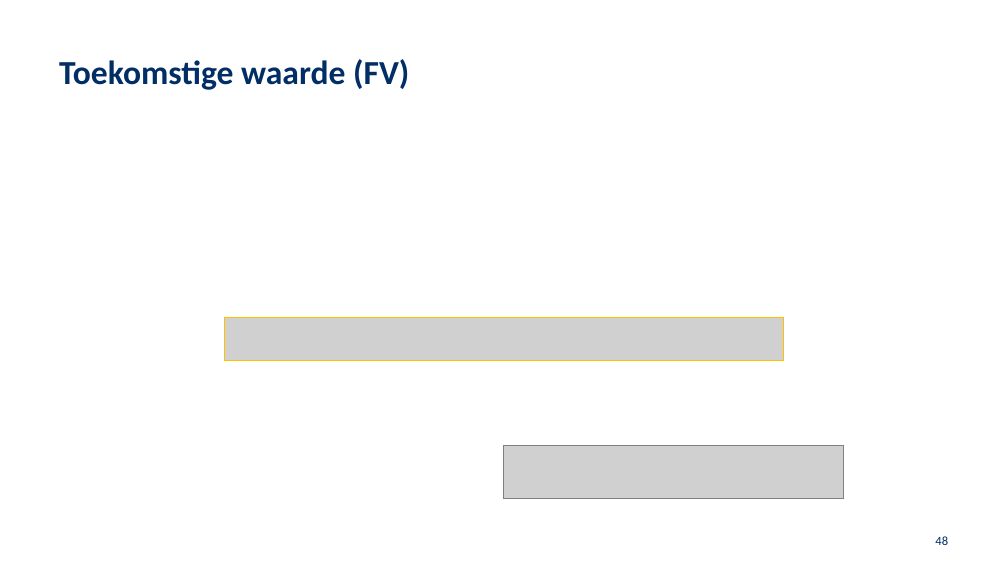
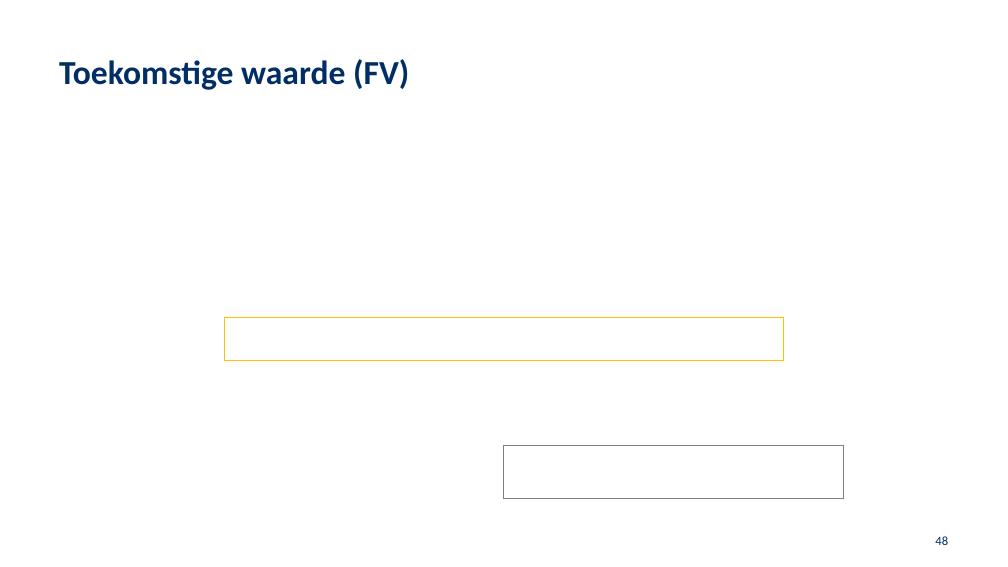
Before and after one commit to JasonLiu1229/University-Vault, a slide deck: slide 48 of School 2024-2025/FJ/Hoofdstuk 9 (2024 ).pptx. Drawn at 1008x567 pixels with LibreOffice and Linux fonts; fonts in the diff are those of the drawing; grey boxes stand for pictures; background and template pictures are left out. Boxes give left, top, right and bottom in pixels: in the first picture for what was removed or moved away, otherwise in the second. Text is boxed around its words. In the diff, an @@ line names an element or a change of style, - is before the commit and + after.

Commit message:
new lecture

```diff
--- a/School 2024-2025/FJ/Hoofdstuk 9 (2024 ).pptx
+++ b/School 2024-2025/FJ/Hoofdstuk 9 (2024 ).pptx
@@ picture removed at <box>225,318,784,361</box> @@
@@ rectangle added at <box>225,318,784,361</box>, outline #FFC000 0 pt @@
@@ picture removed at <box>504,445,844,499</box> @@
@@ rectangle added at <box>504,445,844,499</box>, outline #808080 0 pt @@
```
Also in this commit, not shown: 77 other slides changed.
